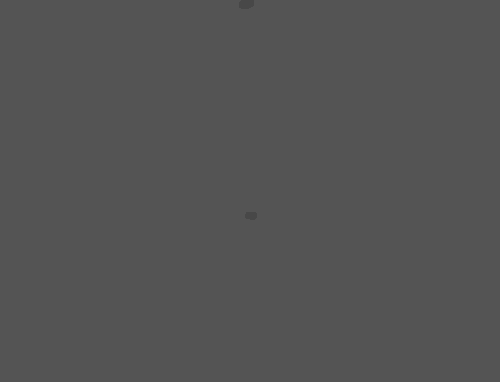
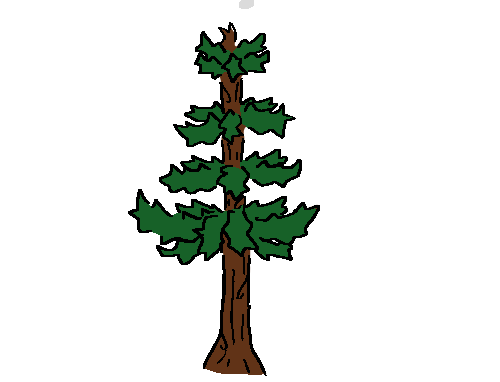
Layer changes from the first 500px x 382px image to the second:
showed group "Araucaria" (7 layers) over [0,0,500,382]
added layer "Capa de pintura 23" in group "Araucaria" over [128,0,320,320]
added layer "Capa de pintura 25" in group "Araucaria" over [0,0,500,382]
painted on "Capa de pintura 16" over [64,0,384,382]
hid "Fondo", painted on it over [0,0,500,382]
